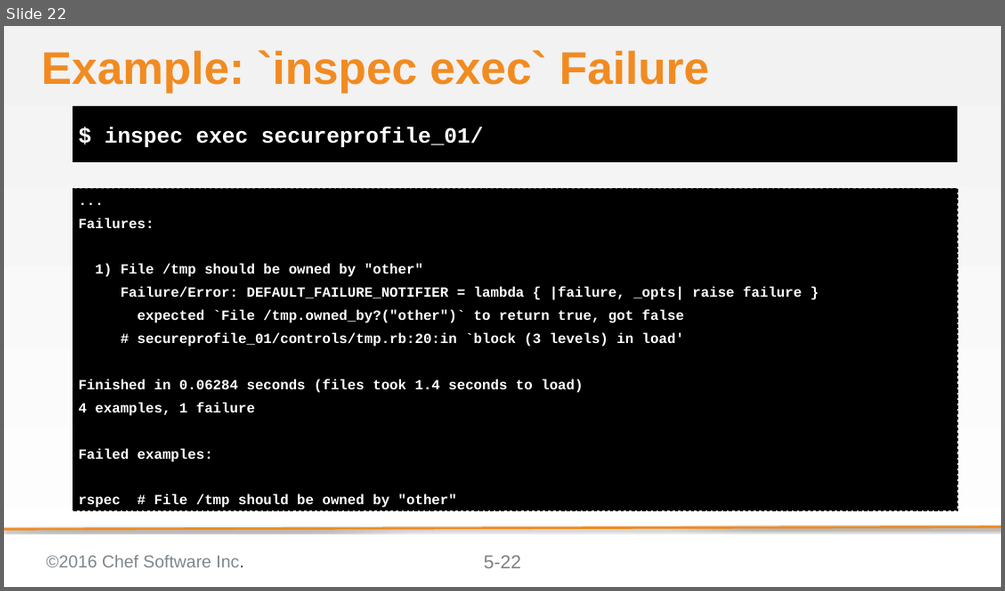
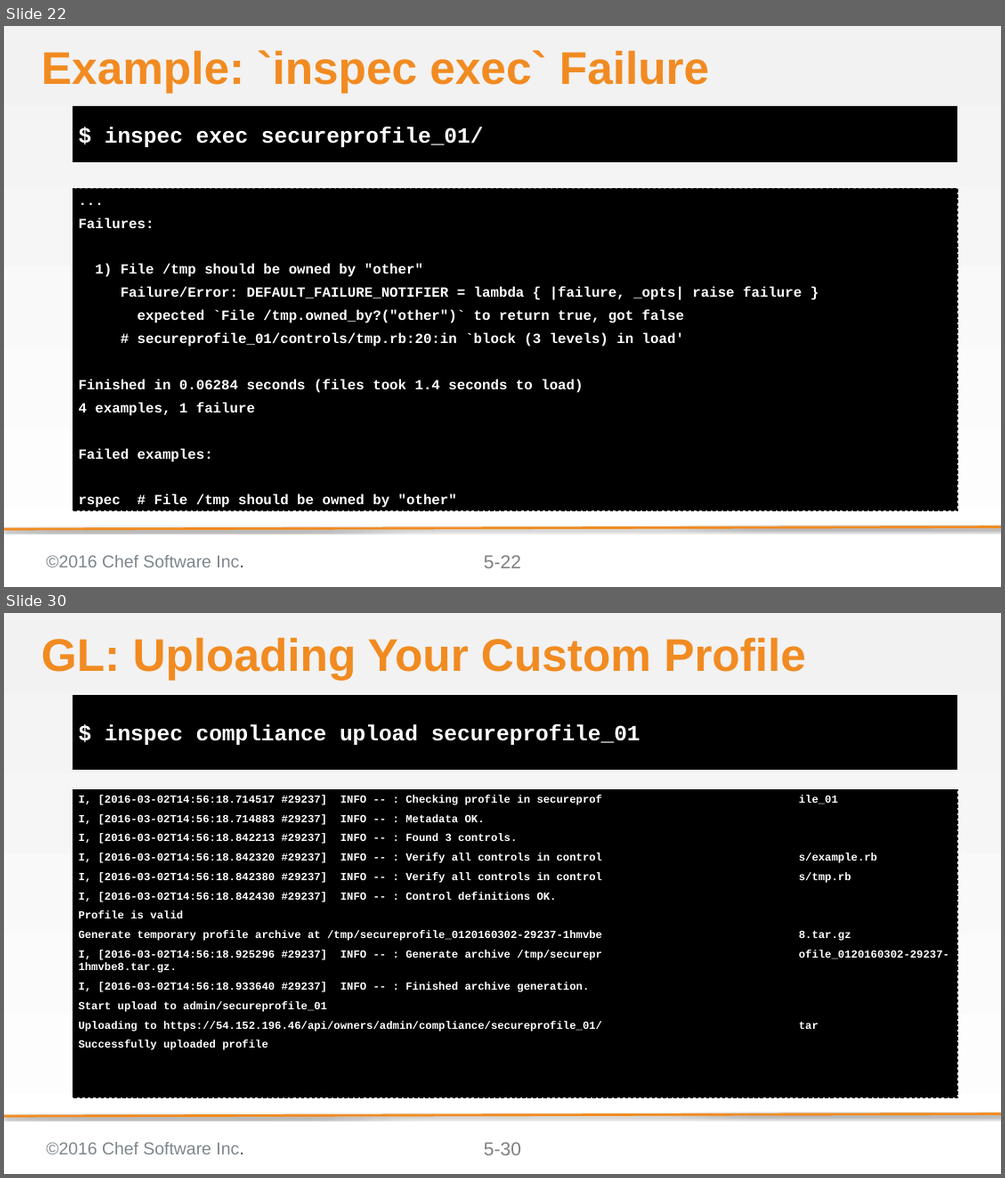
Before and after one commit to bchamby/chef-compliance-installation-configuration-operation, a slide deck: 05-creating-custom-profiles.pptx. Shown one above the other, each under a label of ours: slide 22 before the commit, slides 22 and 30 after it; the slides between them are not shown. The pictures are 1005x591 and 1005x1178 pixels, drawn with LibreOffice and Linux fonts; fonts in the diff are those of the drawing; background and template pictures are left out. Boxes give left, top, right and bottom in pixels: in the first picture for what was removed or moved away, otherwise in the second. Text is boxed around its words. In the diff, an @@ line names an element or a change of style, - is before the commit and + after.

Commit message:
Rewrote 05-creating-custom-profiles to support inspec 0.14.7. on target nodes

```diff
--- a/05-creating-custom-profiles.pptx
+++ b/05-creating-custom-profiles.pptx
@@ slide 30 added at (4,613,1001,1174), background gradient #F2F2F2 to #FFFFFF; not listed: 4 template elements that a slide beside it also shows @@
@@ title added at (41,637,806,680), 58.7 pt, text #F18B21, bold @@
+GL: Uploading Your Custom Profile
@@ text added at (73,695,957,770), fill #000000, 28 pt, text #FFFFFF, bold @@
+$ inspec compliance upload secureprofile_01
@@ text added at (73,789,957,1097), fill #000000, outline #000000 1 pt dashed, 14 pt, text #FFFFFF, bold @@
+I, [2016-03-02T14:56:18.714517 #29237] INFO -- : Checking profile in secureprof ile_01
+I, [2016-03-02T14:56:18.714883 #29237] INFO -- : Metadata OK.
+I, [2016-03-02T14:56:18.842213 #29237] INFO -- : Found 3 controls.
+I, [2016-03-02T14:56:18.842320 #29237] INFO -- : Verify all controls in control s/example.rb
+I, [2016-03-02T14:56:18.842380 #29237] INFO -- : Verify all controls in control s/tmp.rb
+I, [2016-03-02T14:56:18.842430 #29237] INFO -- : Control definitions OK.
+Profile is valid
+Generate temporary profile archive at /tmp/secureprofile_0120160302-29237-1hmvbe 8.tar.gz
+I, [2016-03-02T14:56:18.925296 #29237] INFO -- : Generate archive /tmp/securepr ofile_0120160302-29237-1hmvbe8.tar.gz.
+I, [2016-03-02T14:56:18.933640 #29237] INFO -- : Finished archive generation.
+Start upload to admin/secureprofile_01
+Uploading to https://54.152.196.46/api/owners/admin/compliance/secureprofile_01/ tar
+Successfully uploaded profile
```
Also in this commit, not shown: 3 slides changed, 12 other slides added.
